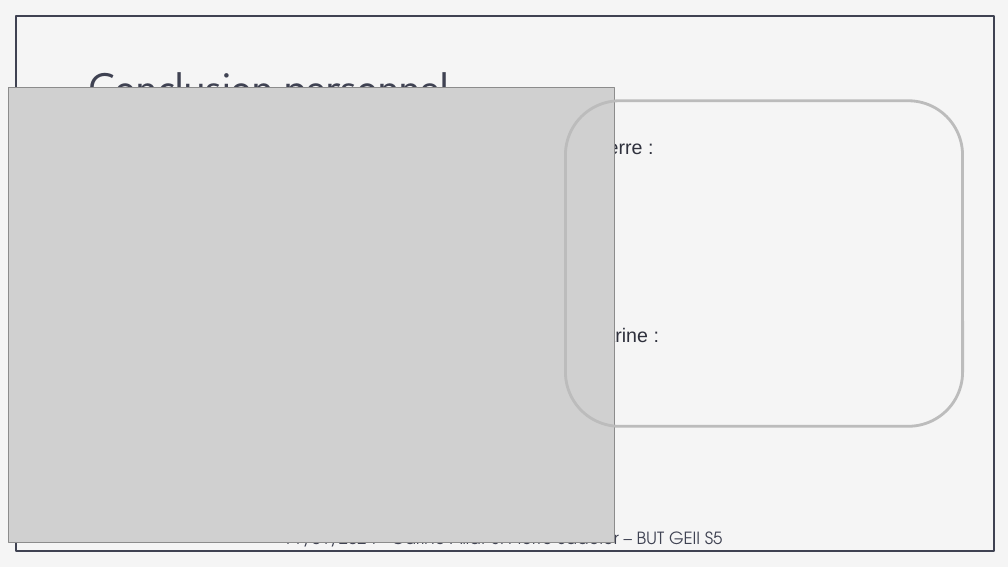
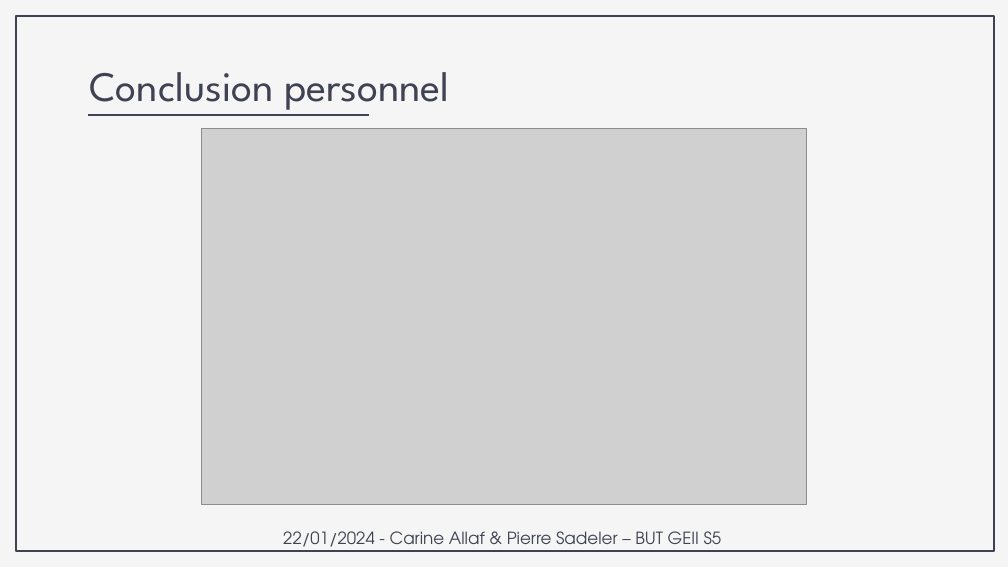
Before and after one commit to psadelerge1/mesures_sans_contact_obj_met, a slide deck: slide 14 of word/PP_Allaf_Sadeler.pptx. Drawn at 1008x567 pixels with LibreOffice and Linux fonts; fonts in the diff are those of the drawing; grey boxes stand for pictures. Boxes give left, top, right and bottom in pixels: in the first picture for what was removed or moved away, otherwise in the second. Text is boxed around its words. In the diff, an @@ line names an element or a change of style, - is before the commit and + after.

```diff
--- a/word/PP_Allaf_Sadeler.pptx
+++ b/word/PP_Allaf_Sadeler.pptx
@@ line added from (89, 115) to (369, 115), #3F4252 1.5 pt @@
@@ rounded rectangle removed at bbox=[565, 101, 963, 426] @@
@@ picture: place and size @@
-picture at bbox=[9, 88, 615, 542]
+picture at bbox=[201, 129, 806, 505]
@@ text removed at bbox=[590, 139, 648, 347] @@
-Pierre :
-Carine :
@@ text at bbox=[283, 531, 722, 552]: text changed @@
-??/01/2024 - Carine Allaf & Pierre Sadeler – BUT GEII S5
+22/01/2024 - Carine Allaf & Pierre Sadeler – BUT GEII S5
```
Also in this commit, not shown: 16 other slides changed, 4 other files.
